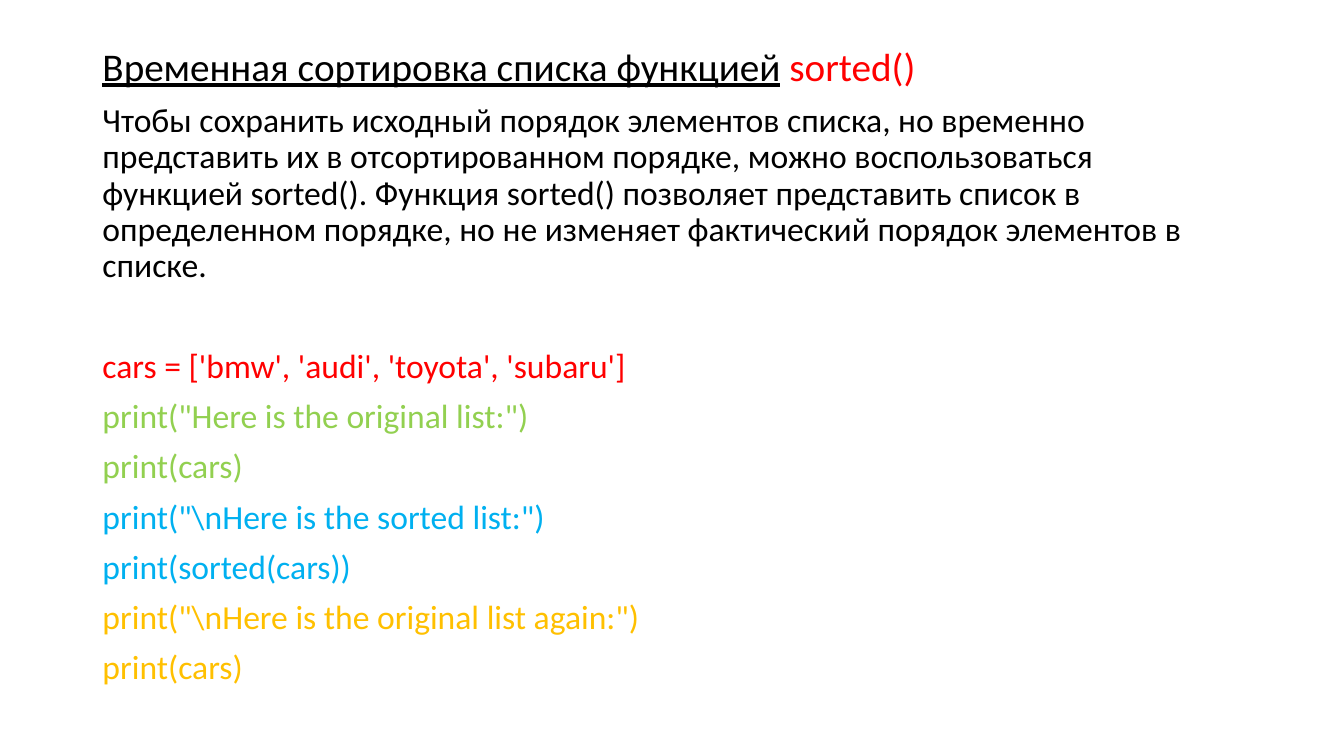
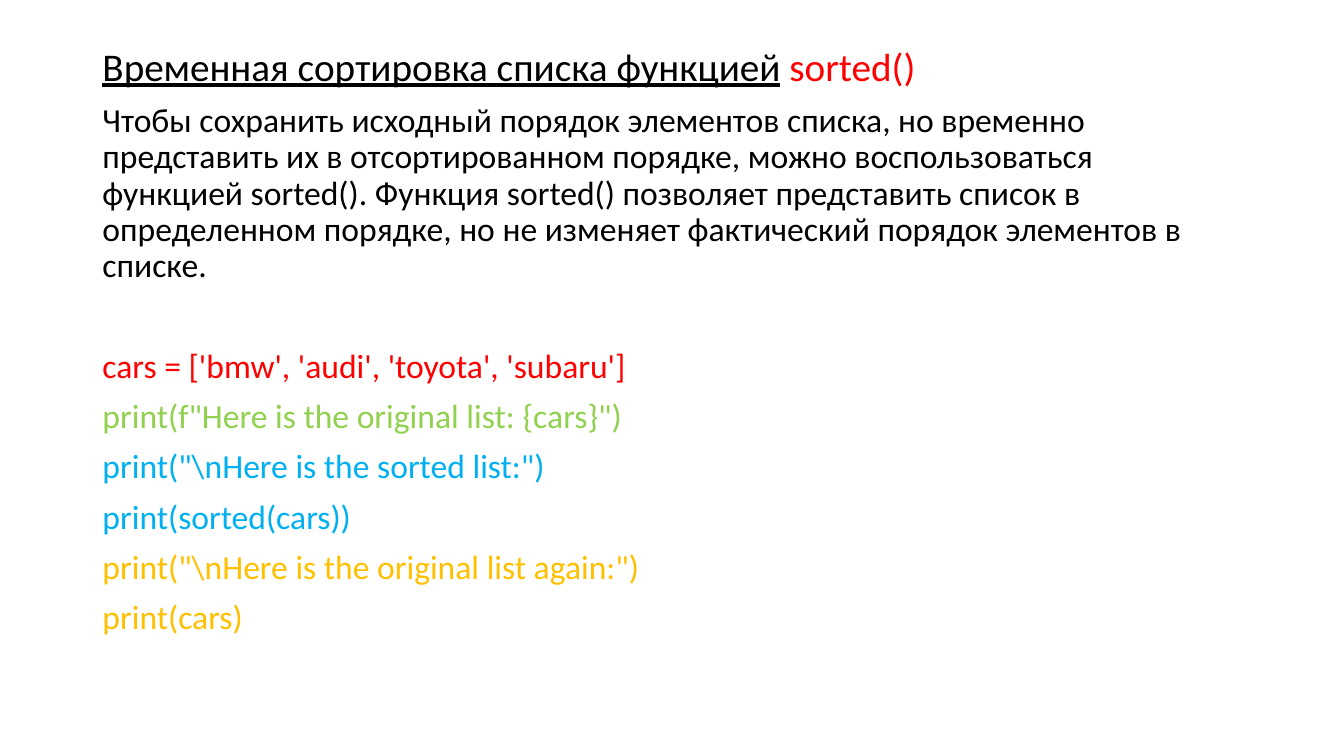
Before and after one commit to xDes-by/test, a slide deck: slide 22 of Презентация3.pptx (slide 21 before the commit). Drawn at 1344x756 pixels with LibreOffice and Linux fonts; fonts in the diff are those of the drawing. Boxes give left, top, right and bottom in pixels: in the first picture for what was removed or moved away, otherwise in the second. Text is boxed around its words. In the diff, an @@ line names an element or a change of style, - is before the commit and + after.

```diff
--- a/Презентация3.pptx
+++ b/Презентация3.pptx
@@ text at bbox=[102, 403, 622, 434]: text changed @@
-print("Here is the original list:")
-print(cars)
+print(f"Here is the original list: {cars}")
```
Also in this commit, not shown: 2 other slides changed, 1 slide added, 2 other files.
